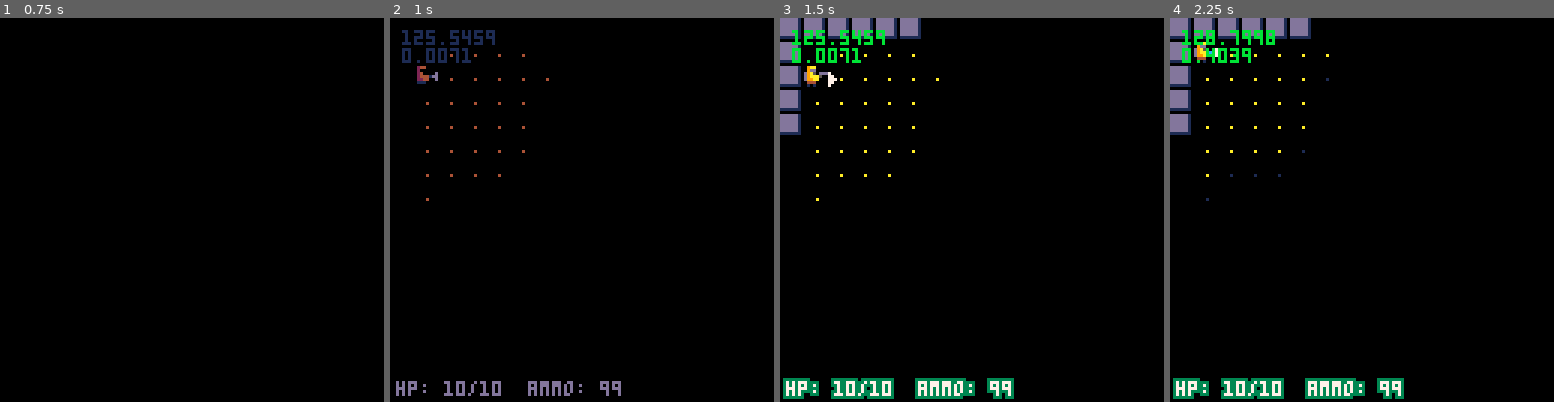
Above: before the commit, frames 1-4 (left to right).
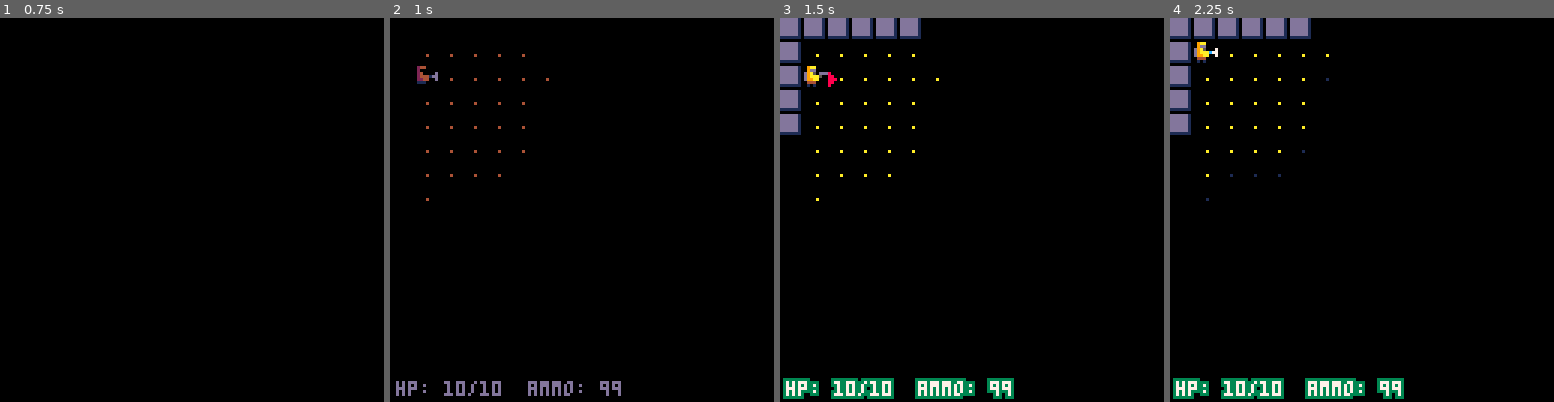
Above: after the commit, the same moments.

Repository: cjkg/zona-rl
Game: PICO-8 cartridge zona.p8
The game is run twice, just before and just after one commit, with the same random seed, the same clock (stepped at 60 frames per second) and the same inputs.
Inputs:
- Up to frame 1 (0.75 s): tap X (X key) at 0.33 s; tap O (Z key) at 0.7 s
- Up to frame 2 (1 s): no input
- Up to frame 3 (1.5 s): tap X (X key) at 1.07 s
- Up to frame 4 (2.25 s): hold Right 1.6-2.1 s; tap O (Z key) at 1.7, 2.1 s; tap X (X key) at 1.85 s; hold Up from 2.15 s (still down)

Frame 1 is identical in both runs. In frame 2, 0.8% of the frame differs, in the area x 3-28%, y 3-12%; in frame 3, 0.8%, in the area x 3-28%, y 3-18%; in frame 4, 0.8%.

Commit message:
screenshake and token snipes, updated sprites

Diff:
--- a/draws/draw_game.lua
+++ b/draws/draw_game.lua
@@ -1,9 +1,9 @@
 function draw_game()
 	----delete/review
-	if (cpumax<stat(1)) cpumax=stat(1)
+	--[[if (cpumax<stat(1)) cpumax=stat(1)
 	if (memmax<stat(0)) memmax=stat(0)
 	debug[1]=memmax
-	debug[2]=cpumax
+	debug[2]=cpumax]]
 	if fadeperc==1 then return end --fixes flicker
 
 	cls()
@@ -22,7 +22,6 @@
 		end
 	end
 
-
 	for x=0,15 do
 		for y=0,15 do
 			if fog[x][y]==1 then
@@ -31,9 +30,9 @@
 		end
 	end
 
-
 	--delete/review: put in own function
 	if _upd==update_throw or _upd==update_shoot then
+		local col=_upd==update_throw and 7 or 8
 		if _upd==update_shoot then
 			tx,ty=throwtile()
 			if tx<player.x then
@@ -42,12 +41,13 @@
 				player.flip=false
 			end
 			if dist(player.x,player.y,tx,ty)<=player.los then
-				pset(tx*8+3,ty*8+3,8)
+				pset(tx*8+3,ty*8+3,col)
 			end
 		end
 
 		--delete/review laser sight for gun
 		palt(11,true)
+		pal(7,col)
 		spr(throw_dir+112,player.x*8+sin(t/30)*throw_dx+throw_dx*8,
 			player.y*8+sin(t/30)*throw_dy+throw_dy*8,
 			1,
@@ -61,4 +61,6 @@
 	for f in all(float) do
 		oprint8(f.txt,f.x,f.y,f.c,0)
 	end
+
+	doshake()
 end
--- a/draws/draw_inventory.lua
+++ b/draws/draw_inventory.lua
@@ -1,6 +1,6 @@
 function draw_inventory()
     --delete/review --the cool color changer requires 20! tokens
-    local c1,c2=8,9
+    --[[local c1,c2=8,9
     if player.hp>=6 then
         c1,c2=3,11
     elseif player.hp>=3 then
@@ -23,8 +23,8 @@
     spr(109,4,59,3,2)
     print(ammo,6,71,7)
     print("items",40,36,6)
-    print(rubles,6,80,7)
-    print("p.",24,80,7)
+    print(rubles.." "..chr(80)..".",6,80,7)
+    --print(chr(80)..".",24,80,7)
     local item_y=43
     for i=1,maxslots do
         if i==inv_cursor then
@@ -47,5 +47,5 @@
             print("locked",50,item_y,13)
         end
         item_y+=7
-    end
+    end]]
 end
--- a/gameplay/ai.lua
+++ b/gameplay/ai.lua
@@ -12,8 +12,7 @@
 
 function ai_wait(m)
     if cansee(m,player) then
-        m.task=ai_attack
-        m.tx,m.ty=player.x,player.y
+        m.task,m.tx,m.ty=ai_attack,player.x,player.y
 
         addfloat("!",m.x*8+2,m.y*8,10)
         sfx(3)
--- a/gameplay/hitmob.lua
+++ b/gameplay/hitmob.lua
@@ -1,12 +1,11 @@
 function hitmob(atkm,defm,dmg)
-    if dmg==nil then
+    if not dmg then
         dmg=atkm.atk
     end
     defm.hp-=dmg
-    local col=8
-    if (atkm==player) col=10
+    local col=atkm==player and 10 or 8
     addfloat("-"..dmg,defm.x*8-1,defm.y*7,col)
-    if defm.hp <=    0 then
+    if defm.hp <=0 then
         del(entities,defm)
     end
 end
--- a/gameplay/step.lua
+++ b/gameplay/step.lua
@@ -2,5 +2,6 @@
     local h=gethazard(player.x,player.y)
     if h then
         player.hp+=h.hp
+        shake=1
     end
 end
--- a/main.lua
+++ b/main.lua
@@ -1,6 +1,6 @@
 function _init()
 	t,fadeperc=0,0
-	_g=json_parse('{"mobobjects":{"candycorn":{"hp":5,"maxhp":5,"ani":[10,10,11,11],"atk":1,"los":3,"atk_type":"whip"},"player":{"hp":10,"maxhp":10,"ani":[1,1,2,2],"atk":1,"los":5}},"mapobjects":[{"name":"door","tiles":[52],"sfx":1,"tile_effect":48}],"hazard_types":{"cross":{"name":"burner","sprt":12,"hp":-1},"spiral":[{"name":"burner","sprt":12,"h …(730 unchanged characters)…
+	_g=json_parse('{"mobobjects":{"candycorn":{"hp":5,"maxhp":5,"ani":[10,10,11,11],"atk":1,"los":3,"atk_type":"cross"},"player":{"hp":10,"maxhp":10,"ani":[1,1,2,2],"atk":1,"los":5}},"mapobjects":[{"name":"door","tiles":[52],"sfx":1,"tile_effect":48}],"hazard_types":{"cross":[{"name":"burner","sprt":12,"hp":-1}],"spiral":[{"name":"burner","sprt":12,"h …(730 unchanged characters)…
 
 	----delete/review 58 tokens for debug
 	cpumax,memmax,debug=0,0,{}
@@ -34,7 +34,7 @@
 	--review these to see if the dot call would just be cheaper. I think there need to be 4 of each to make it
 	turn,dirx,diry,dpal,p_ani,p_shoot_ani,mapobjects,mobobjects,fog,hazard_types,hazard_pos=1,_g.dirx,_g.diry,_g.dpal,_g.p_ani,_g.p_shoot_ani,_g.mapobjects,_g.mobobjects,blankmap(1),_g.hazard_types,_g.hazard_pos
 	inv,ammo,slots,maxslots,rubles={},99,3,6,1000
-
+	shake=0
 	_upd=update_start
 	_drw=draw_start
 	float,entities,hazards,rads,throw_dir,throw_dx,throw_dy={},{},{},{},1,2,2
--- /dev/null
+++ b/utils/screenshake.lua
@@ -0,0 +1,11 @@
+function doshake()
+    local shakex,shakey=1-rnd(2),1-rnd(2)
+
+    shakex*=shake
+    shakey*=shake
+
+    camera(shakex,shakey)
+
+    shake*=0.75
+    if (shake<0.05) shake=0
+end
--- a/zona.p8
+++ b/zona.p8
@@ -5,12 +5,13 @@
 --christopher gibilisco
 
 --[[you're no hero. you're a stalker, a raider of the zone. you sneak past the military guards to face down strange beings and hazards to scavenge what some say are alien artifacts, left from a mysterious crash.]]
-
+--[[screenshake thanks to Krystman]]
 #include utils/json.lua
 #include utils/fade.lua
 #include utils/dtb.lua
 #include utils/misc.lua
 #include utils/map.lua
+#include utils/screenshake.lua
 
 --include draws/animation/animap.lua
 #include draws/draw_start.lua
@@ -59,22 +60,22 @@
 #include main.lua
 
 __gfx__
-0000000009aa0000000000000000000009aa000009aa00000000b0000a000b0000ccc00000000000000aa0000000000000000000000000000008000000000000
-0000000009dd000009aa00000000000009dd000009dd000000a00000000000000ccc6c0000ccc00000aaaa00000880000000000000000000000000000a000900
-00700700d9a5000709dd000000000000d9a50dddd9a50ddd00000a0000a000a0dcccc6c00ccc6c000999999000888800000ee000000880000a08090000000000
-00077000d9aaac77d9a50007ad5aa410d9aaa500d9aaa5000b0a0000b0000000dcccccc0dcccccc0099999900eeeeee000e88e00008ee800000000000a080900
-00077000d99a0007d99aac77adaa9400d99a0000d99a00000000000000000000dcccccd00dcccc000eeeeee00eeeeee000e88e00008ee8000a08090000000000
-0070070004440000d44400079999941004440000044400000000b000000000000dcccd0000ddd00000eeee0009999990000ee00000088000000000000a080900
-000000000101000000100000829222e00101000001010000000b0a000000b00000ddd00000000000000880000099990000000000000000000a00090000000000
-00000000000000000000000008888e8800000000000000000000000000b000a0000000000000000000000000000aa00000000000000000000000000000080000
-00000000000000007007000007007000000000000000000003bb0000000000000000a00000a00000000000000000000000000000000000000000000000000000
-0907090000070000000070700007a000000000000000000003dd000003bb0000000a00000a000000000000000000000000000000000000000000000000000000
-0000000000a0a0000707a000707a9070005555000000000053b5000003dd00000000a00000a00000000000000000000000000000000000000000000000000000
-070a070007090700007a907007a9e7000c5c5c50005555005334dddd53b50000000a0a00000a0000000000000000000000000000000000000000000000000000
-0000000000a0a00007a9e7007a9e89700055550005c5c5c05344b5005334dddd00a000a000a0a000000000000000000000000000000000000000000000000000
-09070900000700007a9e8a70a9e82890000000000055550003bb00005344b5000a0a0a000a000a00000000000000000000000000000000000000000000000000
-000000000000000009e289000e82220000000000000000000101000001010000a000a0a0a000a0a0000000000000000000000000000000000000000000000000
-00000000000000000000000000000000000000000000000000000000000000000000000000000000000000000000000000000000000000000000000000000000
+0000000009aa0000000000000000000009aa000009aa00000000b0000a000b0000ccc00000000000000aa000000000000088880000cccc000008000000000000
+0000000009dd000009aa00000000000009dd000009dd000000a00000000000000ccc6c0000ccc00000aaaa0000088000089999800c5555c0000000000a000900
+00700700d9a5000709dd000000000000d9a50dddd9a50ddd00000a0000a000a0dcccc6c00ccc6c000999999000888800899aa998c55dd55c0a08090000000000
+00077000d9aaac77d9a50007ad5aa410d9aaa500d9aaa5000b0a0000b0000000dcccccc0dcccccc0099999900eeeeee089a77a98c5d66d5c000000000a080900
+00077000d99a0007d99aac77adaa9400d99a0000d99a00000000000000000000dcccccd00dcccc000eeeeee00eeeeee089a77a98c5d66d5c0a08090000000000
+0070070004440000d44400079999941004440000044400000000b000000000000dcccd0000ddd00000eeee0009999990899aa998c55dd55c000000000a080900
+000000000101000000100000829222e00101000001010000000b0a000000b00000ddd000000000000008800000999900089999800c5555c00a00090000000000
+00000000000000000000000008888e8800000000000000000000000000b000a0000000000000000000000000000aa0000088880000cccc000000000000080000
+00000000000000007007000007007000000000000000000003bb0000000000000000a00000a000000000000000000000007ccc00000000000000000000000000
+0907090000070000000070700007a000000000000000000003dd000003bb0000000a00000a000000000000000000000007caca70000000000000000000000000
+0000000000a0a0000707a000707a9070005555000000000053b5000003dd00000000a00000a0000000000000000000007accaccc000000000000000000000000
+070a070007090700007a907007a9e7000c5c5c50005555005334dddd53b50000000a0a00000a00000000000000000000ccacacac000000000000000000000000
+0000000000a0a00007a9e7007a9e89700055550005c5c5c05344b5005334dddd00a000a000a0a00000000000000000007ccacaca000000000000000000000000
+09070900000700007a9e8a70a9e82890000000000055550003bb00005344b5000a0a0a000a000a000000000000000000ccaccaca000000000000000000000000
+000000000000000009e289000e82220000000000000000000101000001010000a000a0a0a000a0a0000000000000000007ccac70000000000000000000000000
+00000000000000000000000000000000000000000000000000000000000000000000000000000000000000000000000000c7cc00000000000000000000000000
 00008000000000006660666000000000000000000000000000000000000000000000000000000000000000000000000000000000000000000000000000000000
 00088800000000006880886088000880bb000bb00000000000000000000000000000000000000000000000000000000000000000000000000000000000000000
 0088886000cccc0068808860288088203bb0bb300000000000000000000000000000000000000000000000000000000000000000000000000000000000000000
